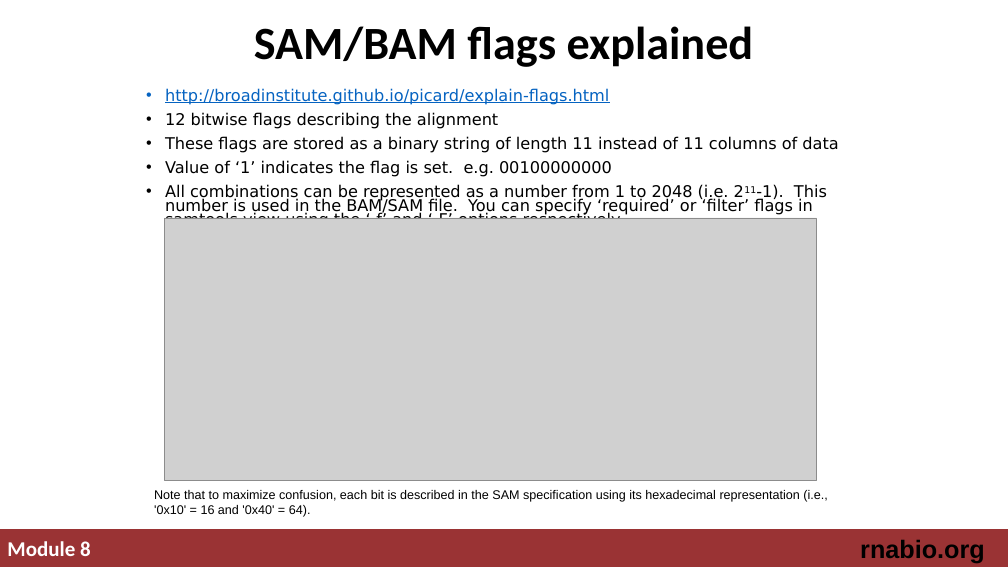
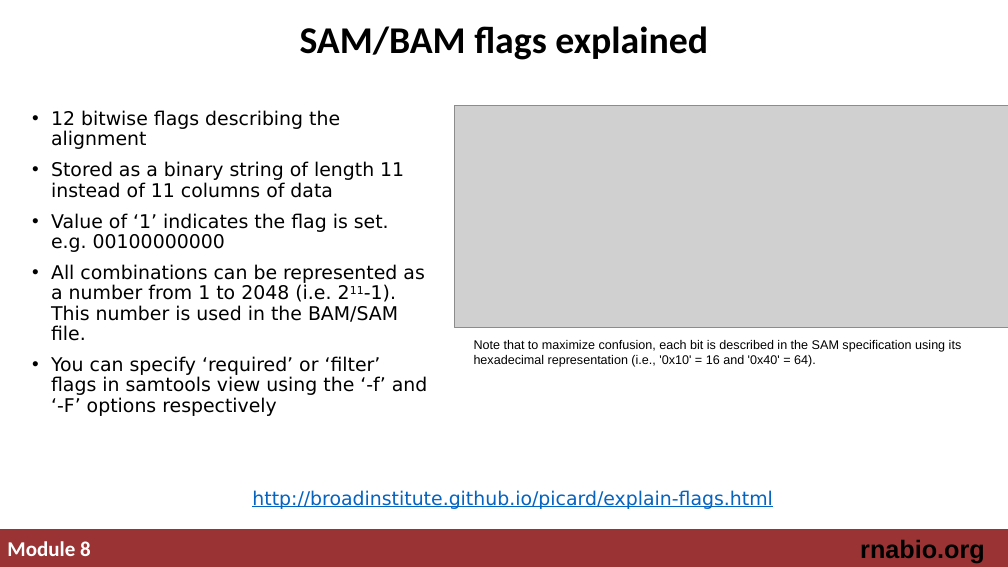
Before and after one commit to griffithlab/rnabio.org, a slide deck: slide 7 of assets/lectures/cbw-cshl/2019/mini/RNASeq_MiniLecture_08_02_SAM_BAM_BED.pptx. Drawn at 1008x567 pixels with LibreOffice and Linux fonts; fonts in the diff are those of the drawing; grey boxes stand for pictures. Boxes give left, top, right and bottom in pixels: in the first picture for what was removed or moved away, otherwise in the second. Text is boxed around its words. In the diff, an @@ line names an element or a change of style, - is before the commit and + after.

```diff
--- a/assets/lectures/cbw-cshl/2019/mini/RNASeq_MiniLecture_08_02_SAM_BAM_BED.pptx
+++ b/assets/lectures/cbw-cshl/2019/mini/RNASeq_MiniLecture_08_02_SAM_BAM_BED.pptx
@@ title "SAM/BAM flags explained": place and size @@
-title "SAM/BAM flags explained" at <box>254,26,754,67</box>
+title "SAM/BAM flags explained" at <box>300,26,708,60</box>
@@ title "SAM/BAM flags explained" at <box>300,26,708,60</box>: size 44 to 36 pt @@
@@ text at <box>165,88,609,105</box>: paragraph removed @@
-• http://broadinstitute.github.io/picard/explain-flags.html
@@ text "12 bitwise flags describing the ...": place and size @@
-text "12 bitwise flags describing the ..." at <box>165,88,838,219</box>
+text "12 bitwise flags describing the ..." at <box>51,110,428,416</box>
@@ text at <box>51,110,389,252</box>: size 15.4 to 18 pt in "12 bitwise flags describing the alignment", "Value of ‘1’ indicates the flag is ..."; line spacing 0.7 to 0.9 @@
@@ picture: place and size @@
-picture at <box>165,218,817,480</box>
+picture at <box>454,105,1008,327</box>
@@ text at <box>51,161,404,198</box>: text changed; size 15.4 to 18 pt @@
-• These flags are stored as a binary string of length 11 instead of 11 columns of data
+• Stored as a binary string of length 11 instead of 11 columns of data
@@ text at <box>51,264,428,416</box>: text changed; size 15.4 to 18 pt @@
-• All combinations can be represented as a number from 1 to 2048 (i.e. 211-1). This number is used in the BAM/SAM file. You can specify ‘required’ or ‘filter’ flags in samtools view using the ‘-f’ and ‘-F’ options respectively
+• All combinations can be represented as a number from 1 to 2048 (i.e. 211-1). This number is used in the BAM/SAM file.
+• You can specify ‘required’ or ‘filter’ flags in samtools view using the ‘-f’ and ‘-F’ options respectively
@@ text "Note that to maximize confusion, ..." rewrapped from <box>154,490,827,517</box> to <box>474,340,962,367</box> @@
@@ text added at <box>252,490,773,509</box>, 18 pt, text #0563C1, underline @@
+http://broadinstitute.github.io/picard/explain-flags.html
```
Also in this commit, not shown: 8 other slides changed, 1 slide added.
